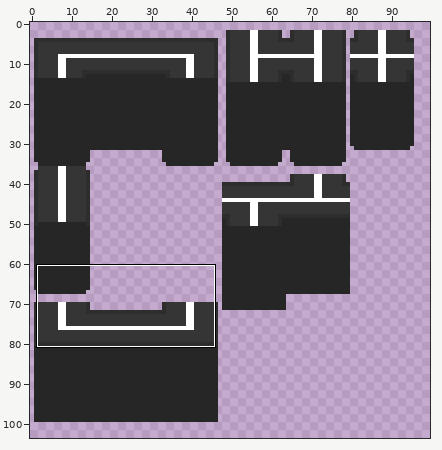
Sprite sheet -- build/debug/content/textures/wall-sheet.png. Above, an overview of the earlier version with the close-up marked.
Close-up. Before:
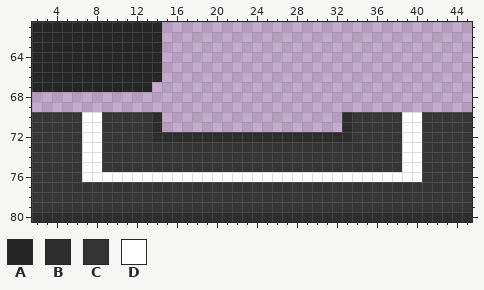
The file is 256x256 pixels. Shown: x 2..45, y 61..80. The wide view leaves out empty margins. The commit also changed other parts of the picture, which this record leaves out.
Palette (. is transparent): A #262626  B #2d2d2d  C #353535  D #ffffff
New version:
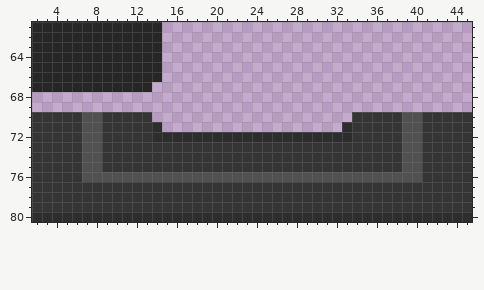
Difference:
Colour D changes from #ffffff to #515151.
Colour B is removed in row 70 at x 14 and 33.
Boxes around the changes in both close-ups, in picture pixels (x1, y1, x2, y2):
changed: (82, 112, 422, 182)
